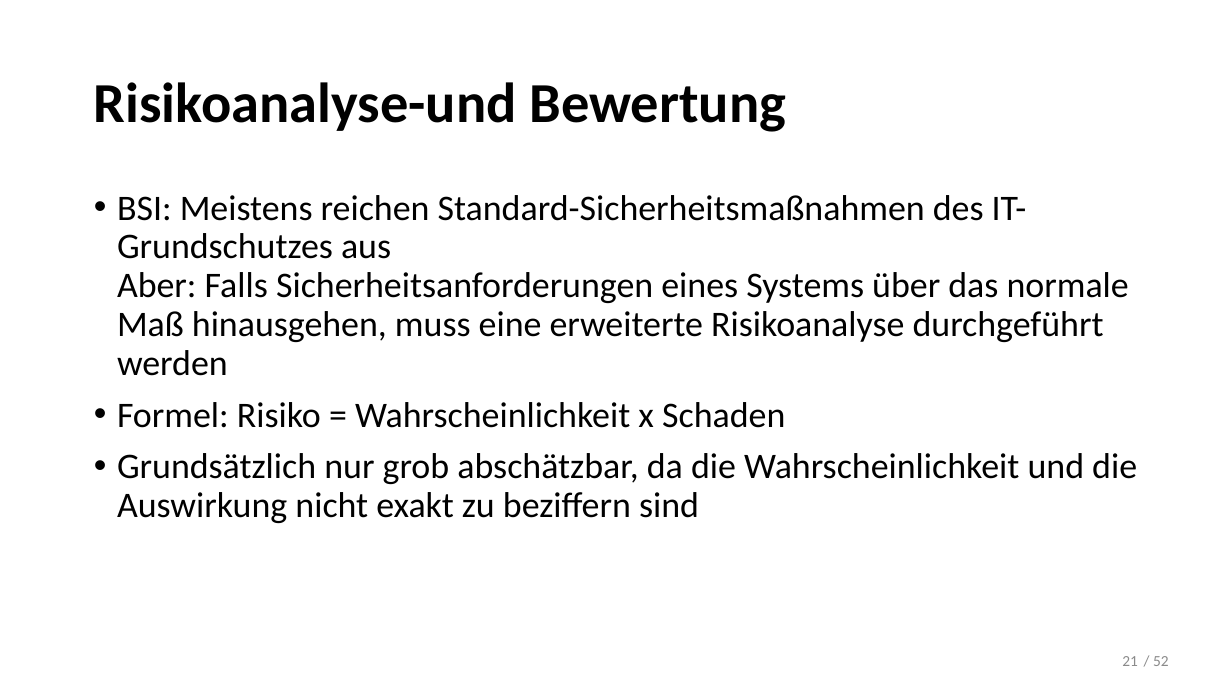
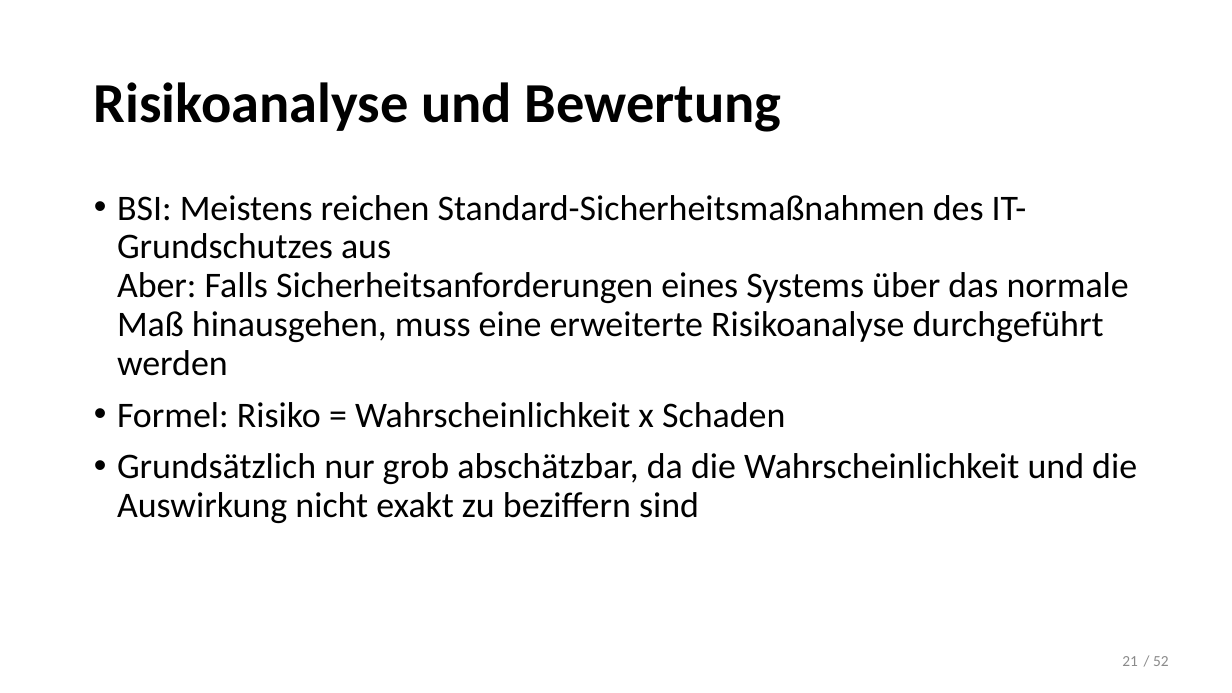
Before and after one commit to LennartDuemke/Sicherheit, a slide deck: slide 21 of Risikomanagement.pptx. Drawn at 1232x693 pixels with LibreOffice and Linux fonts; fonts in the diff are those of the drawing. Boxes give left, top, right and bottom in pixels: in the first picture for what was removed or moved away, otherwise in the second. Text is boxed around its words. In the diff, an @@ line names an element or a change of style, - is before the commit and + after.

Commit message:
Changes

```diff
--- a/Risikomanagement.pptx
+++ b/Risikomanagement.pptx
@@ title at (94,82,782,132): text changed @@
-Risikoanalyse-und Bewertung
+Risikoanalyse und Bewertung
```
